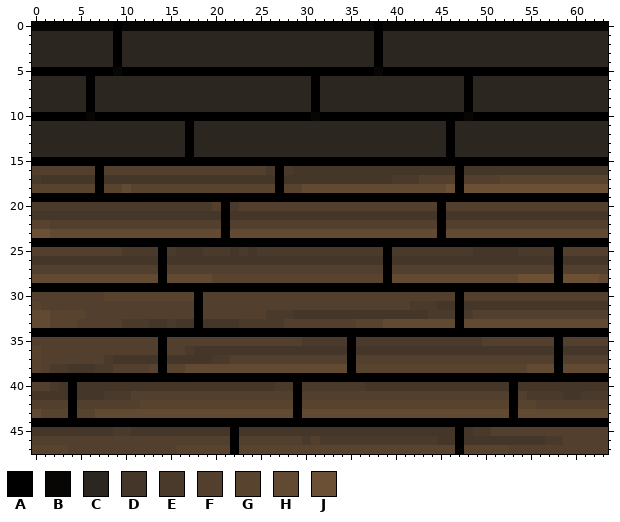
File history of a pixel-art sprite, My project/Assets/Resources/parede madeira h.png. Above: the version before the commit.
The file is 64x48 pixels. Colours within 5 levels of each other are drawn and written as one.
Palette (. is transparent): A #000000  B #070604  C #2c2620  D #443628  E #4a3a2b  F #523f2d  G #58432f  H #614932  J #6b5036
Pixels before (only the part around the change), first column x 0:
 0 BBBBBBBBBABBBBBBBBBBBBBBBBBBBBBBBBBBBBABBBBBBBBBBBBBBBBBBBBBBBBB
 1 CCCCCCCCCACCCCCCCCCCCCCCCCCCCCCCCCCCCCACCCCCCCCCCCCCCCCCCCCCCCCC
 2 CCCCCCCCCACCCCCCCCCCCCCCCCCCCCCCCCCCCCACCCCCCCCCCCCCCCCCCCCCCCCC
 3 CCCCCCCCCACCCCCCCCCCCCCCCCCCCCCCCCCCCCACCCCCCCCCCCCCCCCCCCCCCCCC
 4 CCCCCCCCCACCCCCCCCCCCCCCCCCCCCCCCCCCCCACCCCCCCCCCCCCCCCCCCCCCCCC
 5 AAAAAAAAABAAAAAAAAAAAAAAAAAAAAAAAAAAAABAAAAAAAAAAAAAAAAAAAAAAAAA
 6 CCCCCCACCCCCCCCCCCCCCCCCCCCCCCCACCCCCCCCCCCCCCCCACCCCCCCCCCCCCCC
 7 CCCCCCACCCCCCCCCCCCCCCCCCCCCCCCACCCCCCCCCCCCCCCCACCCCCCCCCCCCCCC
 8 CCCCCCACCCCCCCCCCCCCCCCCCCCCCCCACCCCCCCCCCCCCCCCACCCCCCCCCCCCCCC
 9 CCCCCCACCCCCCCCCCCCCCCCCCCCCCCCACCCCCCCCCCCCCCCCACCCCCCCCCCCCCCC
10 AAAAAABAAAAAAAAAAAAAAAAAAAAAAAABAAAAAAAAAAAAAAAABAAAAAAAAAAAAAAA
11 CCCCCCCCCCCCCCCCCACCCCCCCCCCCCCCCCCCCCCCCCCCCCACCCCCCCCCCCCCCCCC
12 CCCCCCCCCCCCCCCCCACCCCCCCCCCCCCCCCCCCCCCCCCCCCACCCCCCCCCCCCCCCCC
13 CCCCCCCCCCCCCCCCCACCCCCCCCCCCCCCCCCCCCCCCCCCCCACCCCCCCCCCCCCCCCC
14 CCCCCCCCCCCCCCCCCACCCCCCCCCCCCCCCCCCCCCCCCCCCCACCCCCCCCCCCCCCCCC
15 AAAAAAAAAAAAAAAAAAAAAAAAAAAAAAAAAAAAAAAAAAAAAAAAAAAAAAAAAAAAAAAA
16 FFFFFFFAFFFFFFFFFFFFFFFFFFEAEDDDDDDDDDDDDDDDDDDADDDDDDDDDDDDDDDD
17 EDDDDDDADDDDDDDDDDDDDDDDDDDADDDDDDDDDDDDEEEFFFFAFFFFGGGGGGGGGGGG
18 GGGGGGGAGGHGGGGGGGGGGGGGGGGAGGHHHHHHHHHHHHHHHHJAJJJJJJJJJJJJJJJJ
19 AAAAAAAAAAAAAAAAAAAAAAAAAAAAAAAAAAAAAAAAAAAAAAAAAAAAAAAAAAAAAAAA
20 EEEEEEEEEEEEEEEEEEEEFAEFFFFFFFFFFFFFFFFFFFFFFAFFFFFFFFFFFFFFFFFF
21 DDDDDDDDDDDDDDDDDDDDDADDDDDDDDDDDDDDDDDDDDDDDADDDDDDDDDDDDDDDDDD
22 GGFFFFFFFFFFFFFFFFFFFAFFFFFFFFFFFFFFFFFFFFFFFAFFFFFFFFFFFFFFFFFF
23 JJHHHHHHHHHHHHHHHHHHHAHHHHHHHHHHHHHHHHHHHHHHHAHHHHHHHHHHHHHHHHHH
24 AAAAAAAAAAAAAAAAAAAAAAAAAAAAAAAAAAAAAAAAAAAAAAAAAAAAAAAAAAAAAAAA
25 FFFFFFFFFFEEEEAEDDDEEEDEDEEEEEEEEEEEEEEAEEEEEEEEEDDDDDEEEEAFFFFF
26 DDDDDDDDDDDDDDADDDDDDDDDDDDDDDDDDDDDDDDADDDDDDDDDDDDDDDDDDADDDDD
27 FFFFFFFFFFFFFFAFFFFFFFFFFFFFFFFFFFFFFFFAFFFFFFFFFFFFFFFFFFAFFFFF
28 HHHHHHHHHHHHHHAHHHHHGGGGGGGGGGGGGGGGGGGAHHHHHHHHHHHHHHJJJJAJJJJH
29 AAAAAAAAAAAAAAAAAAAAAAAAAAAAAAAAAAAAAAAAAAAAAAAAAAAAAAAAAAAAAAAA
30 FFFFFFFFGGGGGGGGGGAFFFFFFFFFFFFFFFFFFFFFFFFFFFFAFFFFFFFFFFFFFFFF
31 GFFFFFFFFFFFFFFFFFAFFFFFFFFFFFFFFFFFFFFFFFEEEDDADDDDDDDDDDDDDDDD
32 HHGGGGFFFFFFFFFFFFAFFFFFFFEEEDDDDDDDDDDDDDDDEEEAEFFFFFFFFFFFFFFF
33 HHGGGFFFFFEEEDDEDDADDDDEEEEEFFFFFFFFGGGHHHHHHHHAHHHHHHHHHHHHHHHH
34 AAAAAAAAAAAAAAAAAAAAAAAAAAAAAAAAAAAAAAAAAAAAAAAAAAAAAAAAAAAAAAAA
35 FFFFFFFFFFFFFFAFFFFFFFFFFFFFFFEEEEEAEEEEEEEEEEEEEEFFFFFFFFAFFFFF
36 GFFFFFFFFFFFFFAFFEDDDDDDDDDDDDDDDDDADDDDDDDDDDDDDDDDDDDDDDADDDDD
37 GFFFFFFFEDDDDDADDDDDEEFFFFFFFFFFFFFAFFFFFFFFFFFFFFFFFFFFFFAFFFFF
38 GFEEDDDEEFFFFGAGGHHHHHHHHHHHHHHHHHHAGGGGGGGGGGGGGGGGGGGHHHAHHHHH
39 AAAAAAAAAAAAAAAAAAAAAAAAAAAAAAAAAAAAAAAAAAAAAAAAAAAAAAAAAAAAAAAA
40 FFEDADDDDDDDDDDDDDDDDDDDDDDEEAEEEEEEEDDDDDDDDDDDDDDDDADDDDDDDDDD
41 DDDDADDDEEEFFFFFFFFFFFFFFFFFFAFFFFFFFFFFFFFFFFFFFFFFFAFEEEEDDEEE
42 FFFFAFFFFFFFGGGGGGGGGGGGGGGGGAGGGGGGGGGGGGGGGGGGGGGGGAGGFFFFFFFF
43 HGGGAGGHHHHHHHHHHHHHHHHHHHHHHAHHHHHHHHHHHHHHHHHHHHHHHAHHHHHHHHHH
44 AAAAAAAAAAAAAAAAAAAAAAAAAAAAAAAAAAAAAAAAAAAAAAAAAAAAAAAAAAAAAAAA
45 DDDDDDDDDEEDDDDDDDDDDDADDDDDDDDDDDDDDDDDDDDDDDDADEEFFFFFFFFFFFFF
46 FFFFFFFFFFFFFFFFFFFFFFAFFFFFFFEFEEEEEEEEEEEEEDDADDDDDDDDDEEFFFFF
47 GGGGFFFFFFFFFFFFGGGGGGAGGGGGGGGGGGGGGGGGGGGGGGGAGGGGGFFFFFFFFFFF
Now the later version:
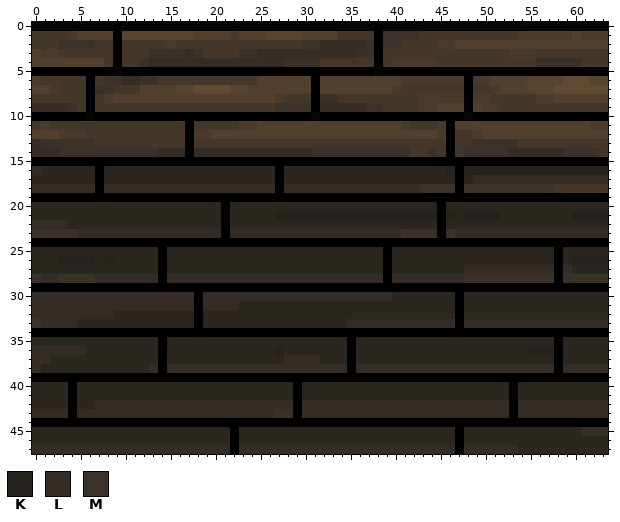
Colours new in this view: K #26221d  L #342c25  M #3a3128
Edits made:
Changed rows in their new state; - is an unchanged pixel.
first column x 0:
 1 DDDDEFFFF-GGGGGGGGFFFFEFFFGGGGFFFFDDDD-MMMMDDDDDDDDDDDEEEEEEFEEE
 2 DDDMMMMDD-DDDDDEDDDDDDDDDDDDDDMMLLLLLM-MMDDDDEEFFFFFFFFFFFFFFFFF
 3 FEEDDDDDD-DDDMMMMLMDDDDMMLLLLLLLLLLLMM-DDDDDDDDDDDDDDEEEDDDDDDDD
 4 FFFFFFFFD-DDMLLLLLLLLLLLLLLLMMMMDDDDDD-DEEEEEDDDDDDDDDDDMMMMMDDD
 6 EDDDDD-DMMLLMMDDDDDDDDDDDFFFFFF-FFFFFFFFFEEEEEEE-EEFFFFGGGGHHHGG
 7 FFEDDD-MMDDDFFFFGGHHHHGGFFFFFFF-FFFFFFFFEDDDDDDD-DDEFFFGGGHHHHHH
 8 DDDDDD-DEFFFFFFFFFFFFFFFFFFEDDD-MMDDDDDDDDDEEEEE-EEDDDDDEEFFFFFF
 9 LLLLMD-DDDDDDDDDDDDDDDDDDDDMMMM-LLLLLMMDDDDEEFFF-FEEDDDDDDDDDDDD
11 DEDDDDDDDDDDDDDDD-DDDDDEEFFFFFFFFFFFFFFFFEDDDE-FFFFFFFFFFFFFFFEE
12 FFFEEEDDDDDDDDDDD-EEFFFFFFFFFFFFFFFFFFFFFFFFFE-DDEFFFFFFFFFFFFFF
13 LMMMMMMDDDDDDDDDD-DDDDDDDDDDDDDDDDDDDDDDDDDDDD-DDMMMMMDDDDDDDDDD
14 LLLMMMMMMMMMMMLLL-LLLLLLLLLLLLLMMMMMMMMMMMDDMD-DMMMMMLLLLLLMMMMD
16 LCCCCCC-CCCCCCCCCCCCCCCCCCC-CCCCCCCCCCCCCCCCCCK-KKKKKKKKKKKKKKKK
17 CCCCCCC-CCCCCCCCCCCCCCCCCCC-CCCCCCCCCCCCCCCCCCC-CLLLLLLLLLLLLLLL
18 LLLLLLL-LLLLLLLLLLLLLLLLLLL-LLLLLLLLLLLLLLLMMMM-MMMMMMMMMMDDDDDD
20 CCCCCCCCCCCCCCCCCCCCC-CCCCCCCCCCCCCCCCCCCCCCC-CCCCCCCCCCCCCCCCCC
21 CCCCCCCCCCCCCCCCCCCCC-CCCCCKKKKKKKKKKKKKKKKKK-KCKKKKCCCCCCCCKKKK
22 LLLLCCCCCCCCCCCCCCCCC-CCCCCCCCCCCCCCCCCCCCCCC-CCCCCCCCCCCCCCCCCC
23 MMMMMLLLLLLLLLLLLLLLL-LLLLLLLLLLLLLLLLLLLMMMM-MLLLLLLLLLLLLLLLLL
25 CCCCCCCCCCCCCC-CCCCCCCCCCCCCCCCCCCCCCCC-CCCCCCCCCCCCCCCCCC-CCCCC
26 CCCKKKKCKCCCCC-CCCCCCCCCCCCCCCCCCCCCCCC-CCCCCCCCCCCCCCCCCC-CKKKK
27 CCCCCCCCCCCCCC-CCCCCCCCCCCCCCCCCCCCCCCC-CCCCCCCCLLLLLLLLLL-LCCCC
28 MLLMMMMLLLLLLL-LLLLLLLLLLLLLLLLLLLLLLLL-LLLLLLLLMMMMMMMMMM-MMMMM
30 LLLLLLLLLLLLLLLLLL-LLLLLLLLLLLLLLLLLLLLLCCCCCCC-CCCCCCCCCCCCCCCC
31 LLLLLLLLLLLLLLLLLL-LLLLCCCCCCCCCCCCCCCCCCCCCCCC-CCCCCCCCCCCCCCCC
32 LLLLLLLLLCCCCCCCCC-CCCCCCCCCCCCCCCCCCCCCCCCCCCC-CCCCCCCCCCCCCCCC
33 MLLLLCCCCCCCCCCCCC-CCCCCCCCCCCCCCCCLLLLLLLLLLLL-LLLLLLLLLLLLLLLL
35 CCCCCCCCCCCCCC-CCCCCCCCCCCCCCCCCCCC-CCCCCCCCCCCCCCCCCCCCCC-CCCCC
36 LLLLLLCCCCCCCC-CCCCCCCCCCCCKCCCCCCC-CCCCCCCCCCCCCCCCCCCKKK-CCCCC
37 LLCCCCCCCCCCCC-CCCCCCCCCCCCCLLLLCCC-CCCCCCCCCCCCCCCCCCCCCC-CCCCC
38 LCCCCCCCCCCCCL-LLLLLLLLLLLLLLLLLLLL-LLLLLLLLLLLLLLLLLLLLLL-LLLLL
40 CCCC-CCCCCCCCCCCCCCCCCCCCCCCC-CCCCCCCCCCCCCCCCCCCCCCC-CCCCCCCCCC
41 CCCC-CCCCCCCCCCCCCCCCCCCCCCCC-CCCCCCCCCCCCCCCCCCCCCCC-CCCCCCCCCC
42 CCCC-CCLLLLLLLLLLLLLLLLLLLLLL-LLLLLLLLLLLLLLLLLLLLLLL-LLLLLLLLLL
43 LLLL-LLLLLLLLLLLLLLLLLLLLLLMM-LLLLLLLLLLLLLLLLLLLLLLL-LLLLLLLLLL
45 CCCCCCCCCCCCCCCCCCCCCC-CCCCCCCCCCCCCCCCCCCCCCCC-CCCCCCCCCCCCCLLL
46 CCCCCCCCCCCCCCCCCCCCCC-CCCCCCCCCCCCCCCCCCCCCCCC-CCCCCCCCCCCCCCCC
47 LLLLLLLLLLLLLLLLLLLLLL-LLLLLLLLLLLLLLLLLLLLLLLL-LLLLLLCCCCCCCCCC
Where, in picture pixels (left, top, right, bottom), the same in both pictures:
changed: (32, 31, 608, 454)
